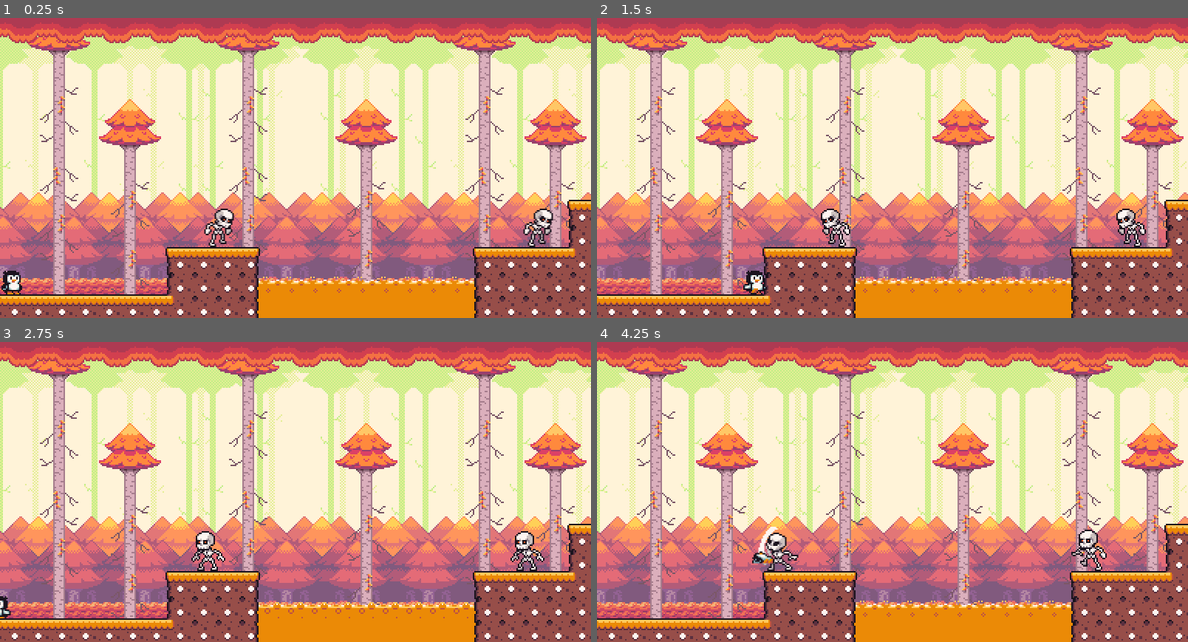
Above: before the commit, frames 1-4 (two rows, left to right).
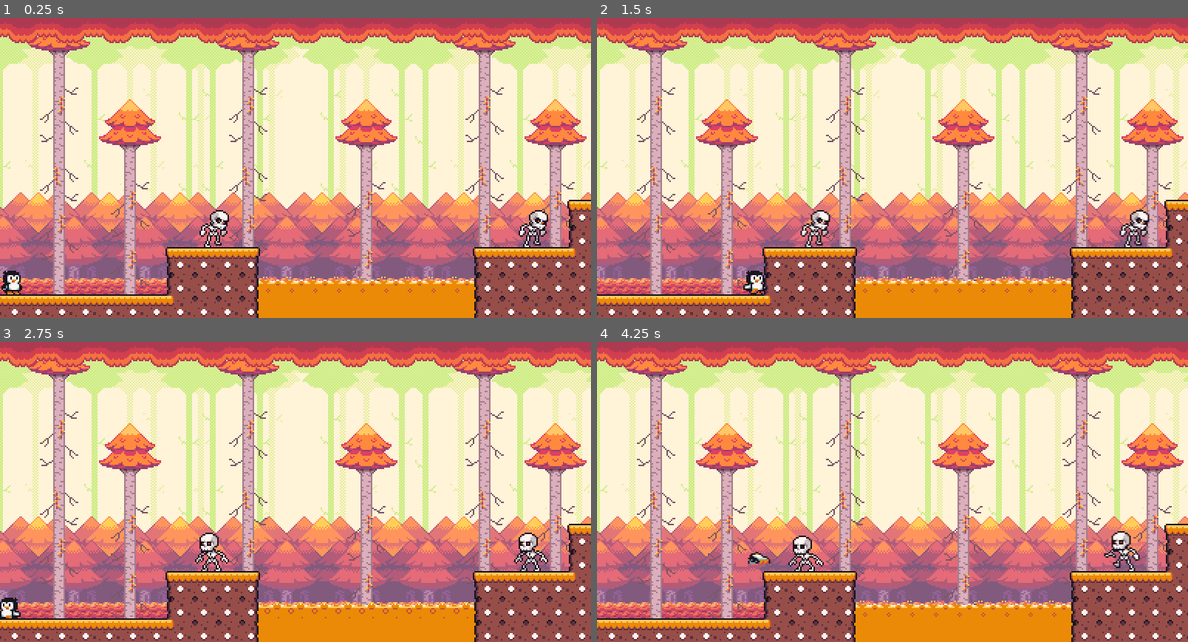
Above: after the commit, the same moments.

Repository: Lz-Rod/2d_platformer_godot
Game: Godot game, scene res://scene/forest.tscn
Same seed, same stepped clock (60 frames per second), same inputs: the game is played once before the commit and once after it.
Inputs:
- Up to frame 1 (0.25 s): no input
- Up to frame 2 (1.5 s): hold S (crouch) 0.53-1.28 s; hold D (right) from 0.53 s (still down); tap W (jump) at 0.77 s; tap S (crouch) at 1.35 s
- Up to frame 3 (2.75 s): tap W (jump) at 1.52 s; release D (right) at 2.03 s; hold A (left) from 2.03 s (still down); hold S (crouch) from 2.03 s (still down)
- Up to frame 4 (4.25 s): release A (left) at 2.78 s; release S (crouch) at 2.78 s; hold D (right) from 2.78 s (still down); tap S (crouch) at 2.85 s; tap W (jump) at 3.02, 3.77 s; hold S (crouch) from 3.53 s (still down)

The runs differ from the first frame. In frame 1, 0.9% of the frame differs, in the area x 33-94%, y 63-77%; in frame 2, 1.1%; in frame 3, 1.1%; in frame 4, 1.7%, in the area x 25-92%, y 61-77%.

Commit message:
fixed bugs

Diff:
--- a/entities/enemies/skeleton.tscn
+++ b/entities/enemies/skeleton.tscn
@@ -160,6 +160,7 @@
 script = ExtResource("1_as1re")
 
 [node name="AnimatedSprite2D" type="AnimatedSprite2D" parent="." unique_id=646237070]
+position = Vector2(0, 1.1)
 sprite_frames = SubResource("SpriteFrames_as1re")
 animation = &"attack"
 frame = 4
--- a/scene/forest.tscn
+++ b/scene/forest.tscn
@@ -4,7 +4,7 @@
 [ext_resource type="TileSet" uid="uid://baokt6ut2kihv" path="res://tiles/collision.tres" id="2_2xpkg"]
 [ext_resource type="Texture2D" uid="uid://cqq4qjl1qk3aa" path="res://sprites/tilesets/2 - Autumn Forest/Background parts/6 - Distant_trees.png" id="3_gbfvw"]
 [ext_resource type="TileSet" uid="uid://bdcjdsa5l2d0x" path="res://tiles/decoration.tres" id="3_gwku7"]
-[ext_resource type="Texture2D" uid="uid://d1skw7oha4cc0" path="res://sprites/tilesets/5 - Misc. universal tiles/Lava_frames (16 x 32).png" id="4_ja8kk"]
+[ext_resource type="TileSet" uid="uid://dn1ob1cctyula" path="res://tiles/lava.tres" id="4_ja8kk"]
 [ext_resource type="Texture2D" uid="uid://b4kjf531wwvqu" path="res://sprites/tilesets/2 - Autumn Forest/Background parts/5 - Tree_row_BG_2.png" id="4_v5bin"]
 [ext_resource type="Texture2D" uid="uid://cpkkd7x0yjqdd" path="res://sprites/tilesets/2 - Autumn Forest/Background parts/4 - Tree_row_BG_1.png" id="5_e3l50"]
 [ext_resource type="Texture2D" uid="uid://boogu0d27guwb" path="res://sprites/tilesets/2 - Autumn Forest/Background parts/3 - Bottom_leaf_piles.png" id="6_qxlj4"]
@@ -58,25 +58,8 @@
 [sub_resource type="TileSet" id="TileSet_64es3"]
 sources/0 = SubResource("TileSetAtlasSource_gwku7")
 
-[sub_resource type="TileSetAtlasSource" id="TileSetAtlasSource_boiax"]
-texture = ExtResource("4_ja8kk")
-0:0/animation_frame_0/duration = 0.1
-0:0/animation_frame_1/duration = 0.1
-0:0/animation_frame_2/duration = 0.1
-0:0/animation_frame_3/duration = 0.1
-0:0/0 = 0
-0:0/0/physics_layer_0/polygon_0/points = PackedVector2Array(-8, 0, 8, 0, 8, 8, -8, 8)
-0:1/animation_frame_0/duration = 0.1
-0:1/animation_frame_1/duration = 0.1
-0:1/animation_frame_2/duration = 0.1
-0:1/animation_frame_3/duration = 0.1
-0:1/0 = 0
-0:1/0/physics_layer_0/polygon_0/points = PackedVector2Array(-8, -8, 8, -8, 8, 8, -8, 8)
-
-[sub_resource type="TileSet" id="TileSet_0xhum"]
-physics_layer_0/collision_layer = 16
-physics_layer_0/collision_mask = 2
-sources/0 = SubResource("TileSetAtlasSource_boiax")
+[sub_resource type="RectangleShape2D" id="RectangleShape2D_ja8kk"]
+size = Vector2(11, 208)
 
 [node name="forest" type="Node2D" unique_id=1015446404]
 metadata/_edit_vertical_guides_ = [764.0]
@@ -99,7 +82,7 @@
 [node name="TileMapLayer-lava" type="TileMapLayer" parent="tilemaps" unique_id=157784634 groups=["hurtArea"]]
 z_index = 2
 tile_map_data = PackedByteArray("AAAKAAsAAAAAAAAAAAALAAsAAAAAAAAAAAAMAAsAAAAAAAAAAAANAAsAAAAAAAAAAAAOAAsAAAAAAAAAAAAPAA …(272 unchanged characters)…
-tile_set = SubResource("TileSet_0xhum")
+tile_set = ExtResource("4_ja8kk")
 
 [node name="ParallaxBackground" type="ParallaxBackground" parent="." unique_id=443483663]
 
@@ -170,7 +153,7 @@
 region_rect = Rect2(0, 0, 576, 208)
 
 [node name="Camera2D" parent="." unique_id=569169093 instance=ExtResource("9_jo4av")]
-position = Vector2(10, 113)
+position = Vector2(10, 186)
 limit_top = 0
 limit_right = 764
 
@@ -187,3 +170,11 @@
 
 [node name="skeleton3" parent="." unique_id=752916942 instance=ExtResource("13_kmspj")]
 position = Vector2(360, 145)
+
+[node name="StaticBody2D-limit" type="StaticBody2D" parent="." unique_id=1537298452]
+position = Vector2(0, 147)
+collision_mask = 6
+
+[node name="CollisionShape2D" type="CollisionShape2D" parent="StaticBody2D-limit" unique_id=1100220723]
+position = Vector2(-4.5, -43)
+shape = SubResource("RectangleShape2D_ja8kk")
--- a/scripts/enemies/skeleton.gd
+++ b/scripts/enemies/skeleton.gd
@@ -15,7 +15,7 @@
 @onready var player_detector: RayCast2D = $"RayCast2D - playerDetector"
 @onready var bone_position: Node2D = $"Node2D - bonePosition"
 
-const SPEED = 15.0
+const SPEED = 7
 const JUMP_VELOCITY = -400.0
 
 var status: SkeletonState
@@ -58,7 +58,10 @@
 	velocity = Vector2.ZERO
 
 func walk_state(_delta):
-	velocity.x = SPEED * direction
+	if anim.frame == 3 or anim.frame == 4:
+		velocity.x = SPEED * direction
+	else:
+		velocity.x = 0
 
 	#IA do inimigo patrulhando
 	if wall_detector.is_colliding() or ! ground_detector.is_colliding():
